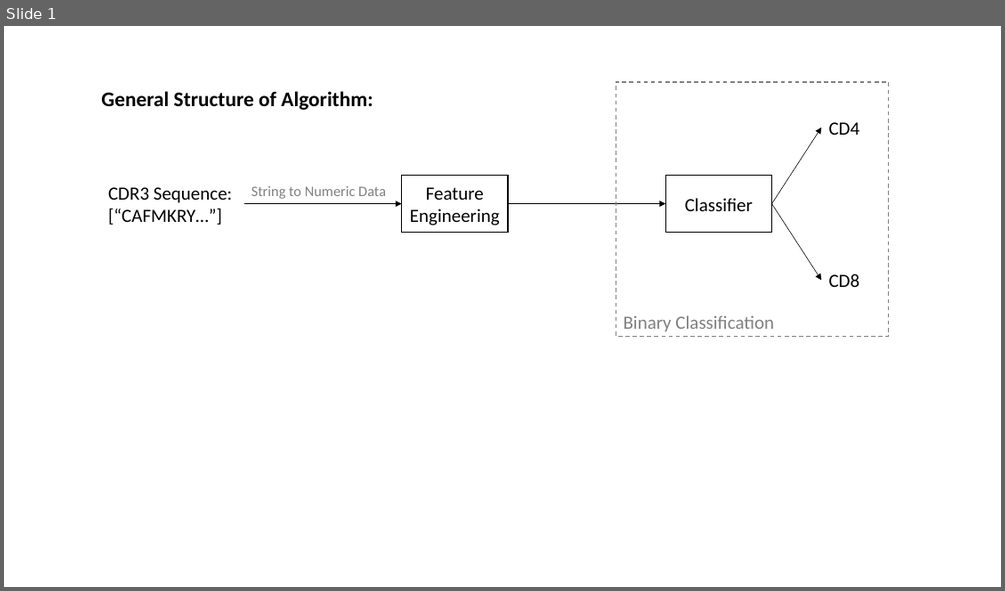
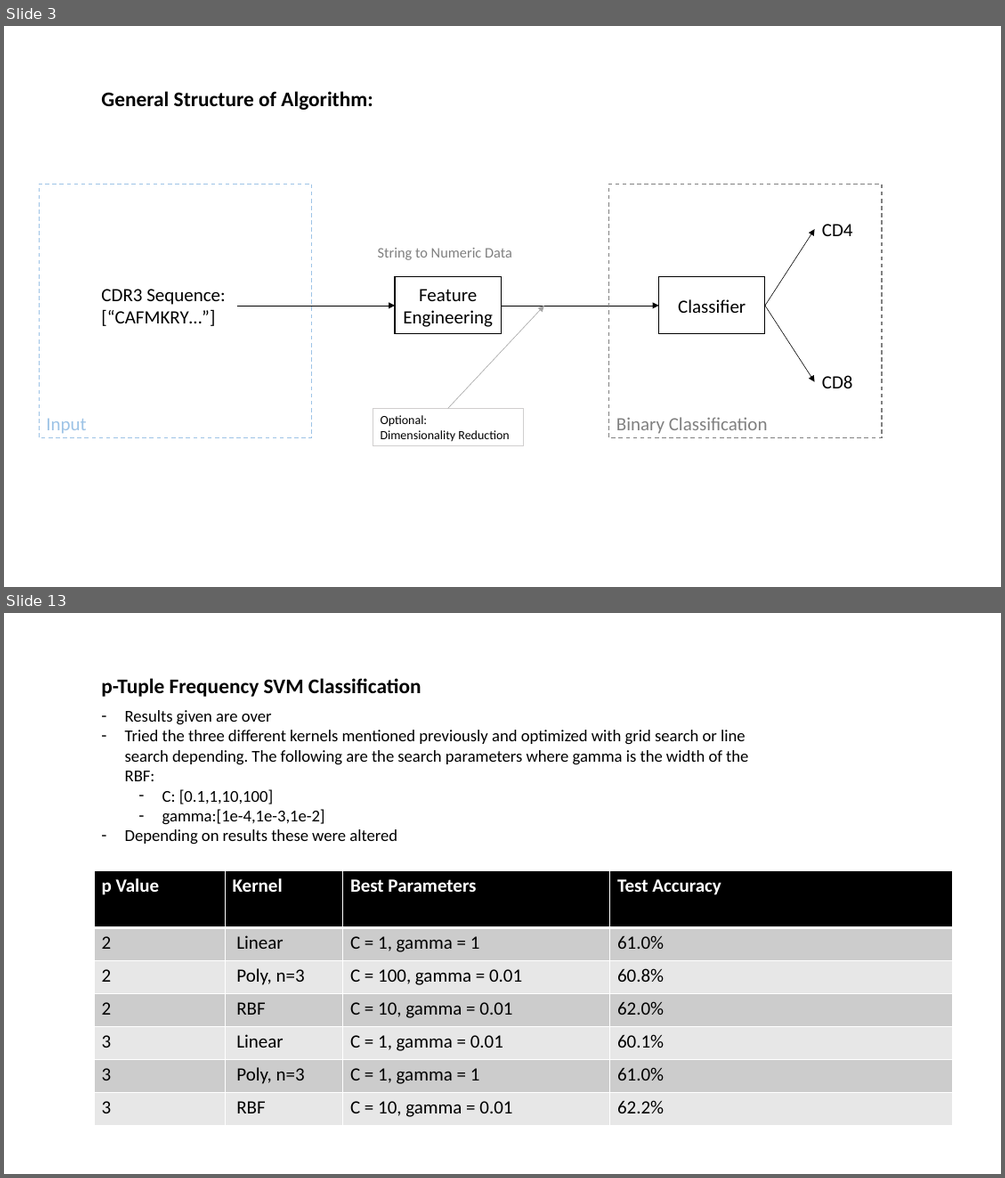
Before and after one commit to innate2adaptive/tcRIP, a slide deck: presentations/algorithm_overview.pptx. Shown one above the other, each under a label of ours: slide 1 before the commit, slides 3 and 13 after it; the slides between them are not shown. The pictures are 1005x591 and 1005x1178 pixels, drawn with LibreOffice and Linux fonts; fonts in the diff are those of the drawing. Boxes give left, top, right and bottom in pixels: in the first picture for what was removed or moved away, otherwise in the second. Text is boxed around its words. In the diff, an @@ line names an element or a change of style, - is before the commit and + after.

```diff
--- a/presentations/algorithm_overview.pptx
+++ b/presentations/algorithm_overview.pptx
@@ slide 13 added at [4, 613, 1001, 1174], background #FFFFFF @@
@@ text added at [101, 678, 421, 697], 20 pt, text #000000, bold @@
+p-Tuple Frequency SVM Classification
@@ text added at [125, 710, 748, 844], 16 pt, text #000000 @@
+– Results given are over
+– Tried the three different kernels mentioned previously and optimized with grid search or line search depending. The following are the search parameters where gamma is the width of the RBF:
+  – C: [0.1,1,10,100]
+  – gamma:[1e-4,1e-3,1e-2]
+– Depending on results these were altered
@@ table added at [94, 870, 952, 1126], 7 rows, 4 columns @@
+p Value | Kernel | Best Parameters | Test Accuracy
+2 | Linear | C = 1, gamma = 1 | 61.0%
+2 | Poly, n=3 | C = 100, gamma = 0.01 | 60.8%
+2 | RBF | C = 10, gamma = 0.01 | 62.0%
+3 | Linear | C = 1, gamma = 0.01 | 60.1%
+3 | Poly, n=3 | C = 1, gamma = 1 | 61.0%
+3 | RBF | C = 10, gamma = 0.01 | 62.2%
@@ what was slide 1 is now slide 3 @@
@@ slide 3 changed as well @@
@@ rectangle added at [39, 184, 312, 438], outline #9DC3E6 1 pt dashed, 18 pt, text #9DC3E6 @@
+Input
@@ text "String to Numeric Data": place and size @@
-text "String to Numeric Data" at [251, 186, 386, 199]
+text "String to Numeric Data" at [378, 248, 512, 260]
@@ arrow added from (448, 408) to (544, 305), #A5A5A5 0.5 pt @@
@@ 2 texts, 1 rectangle, 1 arrow: place and size @@
-2 texts, 1 rectangle, 1 arrow at [508, 82, 889, 337]
+2 texts, 1 rectangle, 1 arrow at [502, 184, 882, 438]
@@ 3 arrows, 2 rectangles, 1 text: place and size @@
-3 arrows, 2 rectangles, 1 text at [108, 127, 821, 281]
+3 arrows, 2 rectangles, 1 text at [101, 230, 815, 382]
@@ rectangle added at [372, 408, 523, 445], outline #D0CECE 0.75 pt, 12 pt, text #000000 @@
+Optional:
+Dimensionality Reduction
```
Also in this commit, not shown: 2 other slides changed, 11 other slides added, 1 slide removed, 4 other files.
